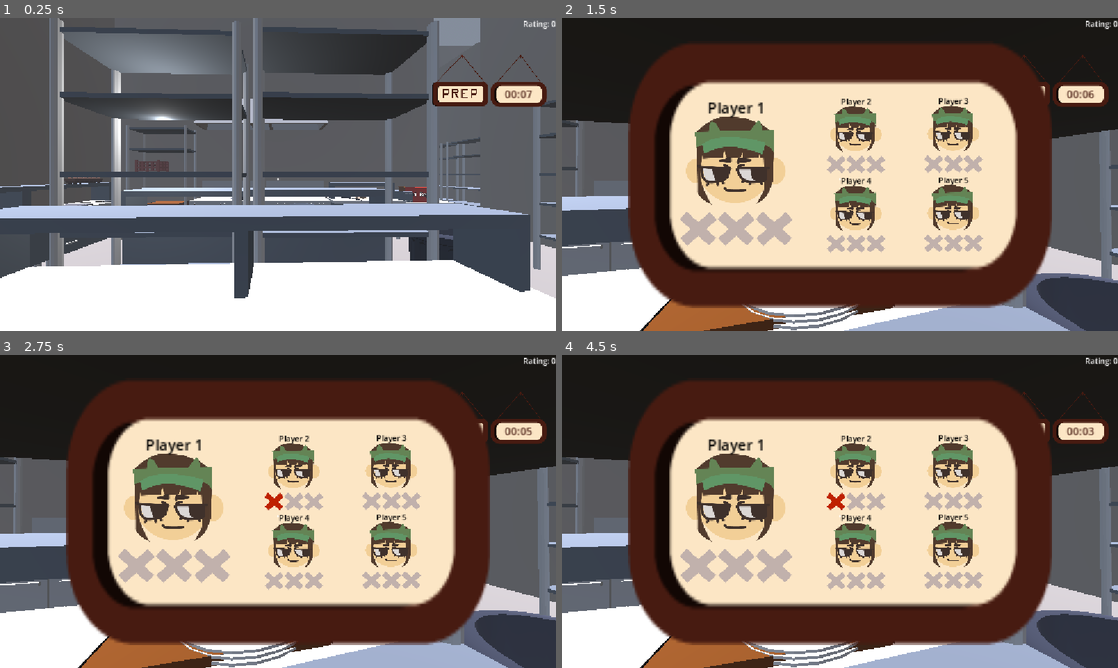
Above: before the commit, frames 1-4 (two rows, left to right).
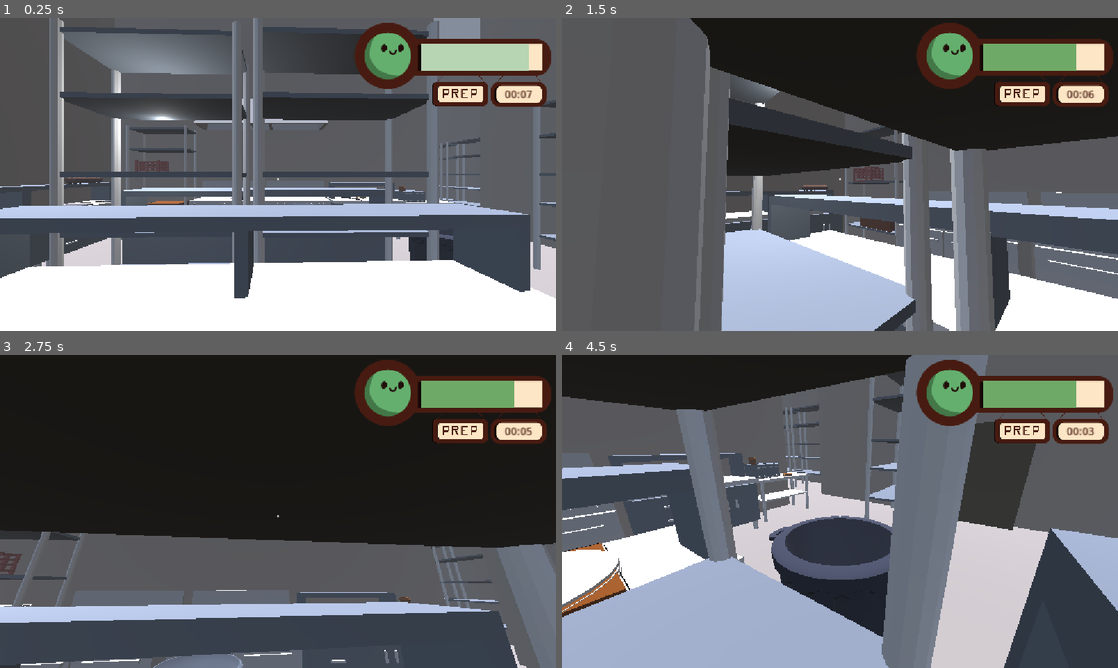
Above: after the commit, the same moments.

Repository: AlexLietha/Slacker
Game: Godot game, scene res://Scenes/FunctionalKitchen.tscn
Same seed, same stepped clock (60 frames per second), same inputs: the game is played once before the commit and once after it.
Inputs (mouse positions are in pixels of both pictures, inside the frame that each line leads up to):
- Up to frame 1 (0.25 s): no input
- Up to frame 2 (1.5 s): tap Enter (ui_accept) at 0.5, 0.77 s; move the mouse to (867, 174) at 0.52 s; hold W (moveForward) 0.53-1.25 s; tap E (Click e, bound only before the commit) at 0.6 s; click (734, 168) at 1.25 s, where only the run before the commit has a clickable "Player 1"
- Up to frame 3 (2.75 s): click (294, 470) at 2 s, where only the run before the commit has a clickable "Player 2"
- Up to frame 4 (4.5 s): click (951, 467) at 2.75 s, where only the run before the commit has a clickable "Player 3"; click (856, 549) at 3.5 s, where only the run before the commit has a clickable "Player 4"; click (951, 549) at 4.25 s, where only the run before the commit has a clickable "Player 5"

The runs differ from the first frame. In frame 1, 4.9% of the frame differs, in the area x 63-100%, y 0-59%; in frame 2, 85%; in frame 3, 82%; in frame 4, 87%, in the area x 0-100%, y 0-100%.

Commit message:
Revert "Merge branch 'TicketBoard/Riley' into main2temp"
This reverts commit 32eea9a8aa78f08eecb5697fef8f9e898bfd368a, reversing
changes made to ae8d6b86e4a37efa6fa98ad480721af6a9cbedfd.

Diff:
--- a/slacker/Scenes/FunctionalKitchen.tscn
+++ b/slacker/Scenes/FunctionalKitchen.tscn
@@ -16,7 +16,6 @@
 [ext_resource type="PackedScene" uid="uid://bwbxe6tcv6484" path="res://environmentmodelscenes/trashcan.tscn" id="11_g0k8k"]
 [ext_resource type="PackedScene" uid="uid://clkyi1xaaf5mp" path="res://environmentmodelscenes/spatula.tscn" id="12_sn54c"]
 [ext_resource type="PackedScene" uid="uid://b6tfnde32xqur" path="res://environmentmodelscenes/pancakestack.tscn" id="13_d3bkb"]
-[ext_resource type="PackedScene" uid="uid://w0g2043ktub6" path="res://Scenes/report_box.tscn" id="14_kssx3"]
 [ext_resource type="PackedScene" uid="uid://bg8qlsnubpuc6" path="res://environmentmodelscenes/waffle.tscn" id="14_ku32c"]
 [ext_resource type="PackedScene" uid="uid://bgu1pls1ejp2t" path="res://Scenes/Grabbable Objects/plate.tscn" id="14_nycbd"]
 [ext_resource type="PackedScene" uid="uid://cqu4s7gp7ge71" path="res://environmentmodelscenes/knife.tscn" id="15_87vul"]
@@ -288,7 +287,4 @@
 script = ExtResource("28_wur46")
 
 [node name="OrderBoard" parent="." unique_id=598548473 instance=ExtResource("27_cakj8")]
-transform = Transform3D(-1.4999833, 0, 0.007076583, 0, 1.5, 0, -0.007076583, 0, -1.4999833, 10.257169, 0.92690086, -0.0410856)
-
-[node name="StaticBody3D" parent="." unique_id=1958575001 instance=ExtResource("14_kssx3")]
-transform = Transform3D(1, 0, 0, 0, 1, 0, 0, 0, 1, 7.0681834, 2.1542432, -8.6701765)
+transform = Transform3D(-0.99998885, 0, 0.0047176583, 0, 1, 0, -0.0047176583, 0, -0.99998885, 10.263956, 0.6108203, -1.4797425)
--- a/slacker/Scenes/player.tscn
+++ b/slacker/Scenes/player.tscn
@@ -3,8 +3,8 @@
 [ext_resource type="Script" uid="uid://j5kxh4tou35y" path="res://Scripts/interaction.gd" id="1_3vyb7"]
 [ext_resource type="Script" uid="uid://dqpaw7ty68pbe" path="res://Scripts/playerMovement.gd" id="1_g2els"]
 [ext_resource type="Script" uid="uid://3i2b3c7mfewl" path="res://Scripts/Orders/UI/order_list.gd" id="3_6t5aa"]
+[ext_resource type="Texture2D" uid="uid://dwexlgu75s2hg" path="res://UI/Satisfaction Rating/sad_bar_v1.png" id="4_fkybt"]
 [ext_resource type="Script" uid="uid://dxlxaqlecxydr" path="res://Scripts/Orders/UI/CustomerSatisfactionUI.gd" id="4_vgqql"]
-[ext_resource type="PackedScene" uid="uid://nsk45ymwt1wc" path="res://UI/VotingUI.tscn" id="5_fkybt"]
 
 [sub_resource type="CapsuleShape3D" id="CapsuleShape3D_vgqql"]
 
@@ -12,6 +12,12 @@
 
 [sub_resource type="CylinderMesh" id="CylinderMesh_fkybt"]
 height = 1.5333862
+
+[sub_resource type="Gradient" id="Gradient_fkybt"]
+offsets = PackedFloat32Array(0, 0.3, 0.8, 1)
+colors = PackedColorArray(0.80784315, 0.45490196, 0.14117648, 1, 0.80784315, 0.45490196, 0.14117648, 1, 0.39215687, 0.6862745, 0.43137255, 1, 0.39215687, 0.6862745, 0.43137255, 1)
+metadata/_snap_enabled = true
+metadata/_snap_count = 100
 
 [node name="Player" type="CharacterBody3D" unique_id=1090027167 node_paths=PackedStringArray("interactionRayCast", "grabbedItem")]
 transform = Transform3D(3.5, 0, 0, 0, 3.5, 0, 0, 0, 3.5, 0, 0, 0)
@@ -57,22 +63,32 @@
 [node name="Order List" type="VBoxContainer" parent="UI" unique_id=871812656]
 anchors_preset = 9
 anchor_bottom = 1.0
+offset_top = 149.0
 offset_right = 165.0
 grow_vertical = 2
 size_flags_horizontal = 3
 script = ExtResource("3_6t5aa")
 
-[node name="Label" type="Label" parent="UI" unique_id=1266910109]
+[node name="BoxContainer" type="BoxContainer" parent="UI" unique_id=772235713]
+offset_right = 40.0
+offset_bottom = 40.0
+
+[node name="EmptyBarV1" type="Sprite2D" parent="UI" unique_id=577593943]
+position = Vector2(938, 78.5)
+texture = ExtResource("4_fkybt")
+
+[node name="ColorRect" type="ColorRect" parent="UI" unique_id=1444698482 node_paths=PackedStringArray("barSprite")]
 anchors_preset = 1
 anchor_left = 1.0
 anchor_right = 1.0
-offset_left = -40.0
-offset_bottom = 23.0
+offset_left = -279.0
+offset_top = 54.0
+offset_right = -23.0
+offset_bottom = 109.0
 grow_horizontal = 0
-text = "Rating: 0"
 script = ExtResource("4_vgqql")
+gradient = SubResource("Gradient_fkybt")
+barSprite = NodePath("../EmptyBarV1")
 
 [node name="GrabbedObjectPosition" type="Node3D" parent="." unique_id=1229670346]
-transform = Transform3D(1, 0, 0, 0, 1, 0, 0, 0, 1, 0, 0.46514714, -0.45139253)
-
-[node name="VotingBoard" parent="." unique_id=1031466018 instance=ExtResource("5_fkybt")]
+transform = Transform3D(1, 0, 0, 0, 1, 0, 0, 0, 1, 0, 0.46514717, -0.5628254)
--- a/slacker/Scenes/report_box.tscn
+++ /dev/null
@@ -1,72 +0,0 @@
-[gd_scene format=3 uid="uid://w0g2043ktub6"]
-
-[ext_resource type="Script" uid="uid://c0ev0xxgy87r5" path="res://Scripts/ReportPlayer.gd" id="1_b6aji"]
-[ext_resource type="Script" uid="uid://8hid0kygyi71" path="res://Scripts/interactible_component.gd" id="1_k06tl"]
-[ext_resource type="Script" uid="uid://dakevjuf8svg" path="res://Scripts/HighlightComponent.gd" id="3_r507p"]
-
-[sub_resource type="StandardMaterial3D" id="StandardMaterial3D_h0q4h"]
-albedo_color = Color(1, 0.16078432, 0, 1)
-
-[sub_resource type="BoxMesh" id="BoxMesh_nbe6a"]
-material = SubResource("StandardMaterial3D_h0q4h")
-size = Vector3(1, 0.68652344, 1)
-
-[sub_resource type="StandardMaterial3D" id="StandardMaterial3D_prwft"]
-albedo_color = Color(0, 0, 0, 1)
-
-[sub_resource type="PlaneMesh" id="PlaneMesh_nbe6a"]
-material = SubResource("StandardMaterial3D_prwft")
-size = Vector2(0.25, 0.5)
-
-[sub_resource type="BoxShape3D" id="BoxShape3D_nbe6a"]
-size = Vector3(1, 0.68078613, 1)
-
-[node name="StaticBody3D" type="StaticBody3D" unique_id=1958575001 node_paths=PackedStringArray("interactableComponent", "highlightComponent", "model")]
-script = ExtResource("1_b6aji")
-interactableComponent = NodePath("InteractableComponent")
-highlightComponent = NodePath("HighlightComponent")
-model = NodePath("CSGBox3D")
-
-[node name="CSGBox3D" type="CSGBox3D" parent="." unique_id=122005518]
-transform = Transform3D(1, 0, 0, 0, 1, 0, 0, 0, 1, 0.012036115, 0.13969776, 0.013671875)
-size = Vector3(0.90000004, 0.001, 0.9394531)
-
-[node name="box" type="MeshInstance3D" parent="." unique_id=1804333608]
-transform = Transform3D(1, 0, 0, 0, 1, 0, 0, 0, 1, 0, -0.15673828, 0)
-mesh = SubResource("BoxMesh_nbe6a")
-
-[node name="Slit" type="MeshInstance3D" parent="." unique_id=350196690]
-transform = Transform3D(1, 0, 0, 0, 1, 0, 0, 0, 1, 0, 0.19033393, 0)
-mesh = SubResource("PlaneMesh_nbe6a")
-
-[node name="InteractableComponent" type="Node" parent="." unique_id=610096994]
-script = ExtResource("1_k06tl")
-metadata/_custom_type_script = "uid://8hid0kygyi71"
-
-[node name="Label3D" type="Label3D" parent="." unique_id=2088420147]
-transform = Transform3D(-1, 0, 2.9802322e-08, 0, 1, 0, -2.9802322e-08, 0, -1, -2.7967388e-09, -0.13146323, -0.50615704)
-text = "Report"
-font_size = 50
-
-[node name="Label3D2" type="Label3D" parent="." unique_id=160781390]
-transform = Transform3D(1.3909066e-08, 0, -1, 0, 1, 0, 1, 0, 1.3909066e-08, -0.50633, -0.13146323, -0.0061570406)
-text = "Report"
-font_size = 50
-
-[node name="Label3D3" type="Label3D" parent="." unique_id=522213400]
-transform = Transform3D(0.99999994, 0, 1.3909068e-08, 0, 1, 0, -1.3909068e-08, 0, 0.99999994, -0.00038003922, -0.119061664, 0.50160956)
-text = "Report"
-font_size = 50
-
-[node name="Label3D4" type="Label3D" parent="." unique_id=618948341]
-transform = Transform3D(1.5893256e-08, 0, 1, 0, 1, 0, -1, 0, 1.5893256e-08, 0.505777, -0.12060596, -0.0061570425)
-text = "Report"
-font_size = 50
-
-[node name="CollisionShape3D" type="CollisionShape3D" parent="." unique_id=1706996616]
-transform = Transform3D(1, 0, 0, 0, 1, 0, 0, 0, 1, 0, -0.15960693, 0)
-shape = SubResource("BoxShape3D_nbe6a")
-
-[node name="HighlightComponent" type="Node" parent="." unique_id=344132689]
-script = ExtResource("3_r507p")
-metadata/_custom_type_script = "uid://dakevjuf8svg"
--- a/slacker/Scripts/ReportButton.gd
+++ /dev/null
@@ -1,25 +0,0 @@
-extends TextureButton
-
-var counter: int = 0
-@export var X1: TextureRect
-@export var X2: TextureRect
-@export var X3: TextureRect
-# Called when the node enters the scene tree for the first time.
-func _ready() -> void:
-	pass # Replace with function body.
-
-
-# Called every frame. 'delta' is the elapsed time since the previous frame.
-func _process(delta: float) -> void:
-	pass
-
-
-func _on_pressed() -> void:
-	if(counter == 0):
-		X1.visible = true
-	elif(counter == 1):
-		X2.visible = true
-	else:
-		X3.visible = true
-
-	counter = counter + 1;
--- a/slacker/Scripts/ReportPlayer.gd
+++ /dev/null
@@ -1,22 +0,0 @@
-extends StaticBody3D
-
-@export var interactableComponent: InteractableComponent
-@export var highlightComponent: HighlightComponent
-
-@export var model: CSGBox3D
-
-
-func _ready() -> void:
-	interactableComponent.GetInteractSignal().connect(RetrieveItem)
-	#interactableComponent.GetHoveredSignal().connect(highlight)
-
-	#highlightComponent.SetShader(model.material.next_pass)
-
-
-
-func RetrieveItem(interactor: Player) -> void:
-	print("Interacted")
-	interactor.ShowUI()
-
-#func highlight(interactor: Player, highlighted: bool):
-	#highlightComponent.highlight(interactor, highlighted)
--- a/slacker/Scripts/playerMovement.gd
+++ b/slacker/Scripts/playerMovement.gd
@@ -9,21 +9,15 @@
 @onready var camera = $Camera3D
 @onready var hat := $Hat
 @onready var player_mesh := $PlayerMesh
-@onready var vote_UI := $VotingBoard
 
 @export var interactionRayCast : RayCast3D
 @export var grabbedItem : Node3D
-var counter: int = 0;
 
 func _ready() -> void:
 	add_to_group("players")
 	Input.mouse_mode = Input.MOUSE_MODE_CAPTURED
-	vote_UI.visible = false
-
-
 
 func _physics_process(delta: float) -> void:
-
 
 	if role == "Manager":
 		hat.show()
@@ -66,13 +60,6 @@
 		velocity.x = move_toward(velocity.x, 0, speed)
 		velocity.z = move_toward(velocity.z, 0, speed)
 
-	if(Input.is_action_just_pressed("Click e")&&counter%2==0):
-		ShowUI()
-		counter = counter +1
-	elif(Input.is_action_just_pressed("Click e")&&counter%2==1):
-		HideUI()
-		counter= counter + 1
-
 	move_and_slide()
 
 
@@ -102,11 +89,3 @@
 
 func HasGrabbedItem() -> bool:
 	return grabbedItem.get_child_count() == 1
-
-func ShowUI() -> void:
-	vote_UI.visible = true
-	Input.set_mouse_mode(Input.MOUSE_MODE_VISIBLE)
-
-func HideUI() -> void:
-	vote_UI.visible = false
-	Input.set_mouse_mode(Input.MOUSE_MODE_CAPTURED)
--- a/slacker/UI/VotingUI.tscn
+++ /dev/null
@@ -1,515 +0,0 @@
-[gd_scene format=3 uid="uid://nsk45ymwt1wc"]
-
-[ext_resource type="Texture2D" uid="uid://cn3emvwfnr4s3" path="res://UI/timer_v1.png" id="1_rccwp"]
-[ext_resource type="Texture2D" uid="uid://b0gvpbgyld0dt" path="res://UI/nostrikes_p1_v1.png" id="2_yb1uu"]
-[ext_resource type="Texture2D" uid="uid://dnjyd8o3ullia" path="res://UI/red_x.png" id="3_7rrvv"]
-[ext_resource type="Script" uid="uid://df557047m1w27" path="res://Scripts/ReportButton.gd" id="3_b5i3x"]
-[ext_resource type="Texture2D" uid="uid://d0267cede3qju" path="res://UI/greyed_x.png" id="3_yb1uu"]
-
-[node name="Control" type="Control" unique_id=1031466018]
-layout_mode = 3
-anchors_preset = 15
-anchor_right = 1.0
-anchor_bottom = 1.0
-grow_horizontal = 2
-grow_vertical = 2
-
-[node name="background" type="TextureRect" parent="." unique_id=1780050751]
-layout_mode = 1
-anchors_preset = 8
-anchor_left = 0.5
-anchor_top = 0.5
-anchor_right = 0.5
-anchor_bottom = 0.5
-offset_left = -439.5
-offset_top = -276.5
-offset_right = 439.5
-offset_bottom = 276.5
-grow_horizontal = 2
-grow_vertical = 2
-texture = ExtResource("1_rccwp")
-
-[node name="PlayerIcon1" type="TextureButton" parent="." unique_id=353898756]
-layout_mode = 0
-offset_left = 257.0
-offset_top = 205.0
-offset_right = 364.5
-offset_bottom = 312.5
-scale = Vector2(1.9200001, 1.9200001)
-texture_normal = ExtResource("2_yb1uu")
-ignore_texture_size = true
-stretch_mode = 4
-
-[node name="PlayerName" type="Label" parent="PlayerIcon1" unique_id=1019238644]
-layout_mode = 1
-anchors_preset = 5
-anchor_left = 0.5
-anchor_right = 0.5
-offset_left = -31.0
-offset_top = -22.0
-offset_right = 31.0
-offset_bottom = 1.0
-grow_horizontal = 2
-theme_override_colors/font_color = Color(0, 0, 0, 1)
-text = "Player 1"
-
-[node name="Strike1Off" type="TextureRect" parent="PlayerIcon1" unique_id=475471617]
-layout_mode = 0
-offset_left = -7.5
-offset_top = 102.0
-offset_right = 32.5
-offset_bottom = 142.0
-texture = ExtResource("3_yb1uu")
-expand_mode = 1
-stretch_mode = 4
-
-[node name="Strike1On" type="TextureRect" parent="PlayerIcon1" unique_id=1016154784]
-visible = false
-layout_mode = 0
-offset_left = -7.5
-offset_top = 102.0
-offset_right = 32.5
-offset_bottom = 142.0
-texture = ExtResource("3_7rrvv")
-expand_mode = 1
-stretch_mode = 4
-
-[node name="Strike2Off" type="TextureRect" parent="PlayerIcon1" unique_id=297099051]
-layout_mode = 0
-offset_left = 33.75
-offset_top = 102.0
-offset_right = 73.75
-offset_bottom = 142.0
-texture = ExtResource("3_yb1uu")
-expand_mode = 1
-stretch_mode = 4
-
-[node name="Strike2On" type="TextureRect" parent="PlayerIcon1" unique_id=459229020]
-visible = false
-layout_mode = 1
-anchors_preset = 7
-anchor_left = 0.5
-anchor_top = 1.0
-anchor_right = 0.5
-anchor_bottom = 1.0
-offset_left = -20.0
-offset_top = -7.5
-offset_right = 20.0
-offset_bottom = 32.5
-grow_horizontal = 2
-grow_vertical = 0
-texture = ExtResource("3_7rrvv")
-expand_mode = 1
-stretch_mode = 4
-
-[node name="Strike3Off" type="TextureRect" parent="PlayerIcon1" unique_id=31136850]
-layout_mode = 0
-offset_left = 75.0
-offset_top = 102.0
-offset_right = 115.0
-offset_bottom = 142.0
-texture = ExtResource("3_yb1uu")
-expand_mode = 1
-stretch_mode = 4
-
-[node name="Strike3On" type="TextureRect" parent="PlayerIcon1" unique_id=1186383292]
-visible = false
-layout_mode = 0
-offset_left = 75.0
-offset_top = 102.0
-offset_right = 115.0
-offset_bottom = 142.0
-texture = ExtResource("3_7rrvv")
-expand_mode = 1
-stretch_mode = 4
-
-[node name="PlayerIcon2" type="TextureButton" parent="." unique_id=1136383905 node_paths=PackedStringArray("X1", "X2", "X3")]
-layout_mode = 0
-offset_left = 555.0
-offset_top = 183.0
-offset_right = 662.5
-offset_bottom = 290.5
-texture_normal = ExtResource("2_yb1uu")
-ignore_texture_size = true
-stretch_mode = 4
-script = ExtResource("3_b5i3x")
-X1 = NodePath("Strike1On")
-X2 = NodePath("Strike2On")
-X3 = NodePath("Strike3On")
-
-[node name="PlayerName" type="Label" parent="PlayerIcon2" unique_id=1152529250]
-layout_mode = 1
-anchors_preset = 5
-anchor_left = 0.5
-anchor_right = 0.5
-offset_left = -31.0
-offset_top = -22.0
-offset_right = 31.0
-offset_bottom = 1.0
-grow_horizontal = 2
-theme_override_colors/font_color = Color(0, 0, 0, 1)
-text = "Player 2"
-
-[node name="Strike1Off" type="TextureRect" parent="PlayerIcon2" unique_id=598995330]
-layout_mode = 0
-offset_left = -7.5
-offset_top = 102.0
-offset_right = 32.5
-offset_bottom = 142.0
-texture = ExtResource("3_yb1uu")
-expand_mode = 1
-stretch_mode = 4
-
-[node name="Strike1On" type="TextureRect" parent="PlayerIcon2" unique_id=632960098]
-visible = false
-layout_mode = 0
-offset_left = -7.5
-offset_top = 102.0
-offset_right = 32.5
-offset_bottom = 142.0
-texture = ExtResource("3_7rrvv")
-expand_mode = 1
-stretch_mode = 4
-
-[node name="Strike2Off" type="TextureRect" parent="PlayerIcon2" unique_id=621831829]
-layout_mode = 0
-offset_left = 33.75
-offset_top = 102.0
-offset_right = 73.75
-offset_bottom = 142.0
-texture = ExtResource("3_yb1uu")
-expand_mode = 1
-stretch_mode = 4
-
-[node name="Strike2On" type="TextureRect" parent="PlayerIcon2" unique_id=1556274401]
-visible = false
-layout_mode = 1
-anchors_preset = 7
-anchor_left = 0.5
-anchor_top = 1.0
-anchor_right = 0.5
-anchor_bottom = 1.0
-offset_left = -20.0
-offset_top = -7.5
-offset_right = 20.0
-offset_bottom = 32.5
-grow_horizontal = 2
-grow_vertical = 0
-texture = ExtResource("3_7rrvv")
-expand_mode = 1
-stretch_mode = 4
-
-[node name="Strike3Off" type="TextureRect" parent="PlayerIcon2" unique_id=798952665]
-layout_mode = 0
-offset_left = 75.0
-offset_top = 102.0
-offset_right = 115.0
-offset_bottom = 142.0
-texture = ExtResource("3_yb1uu")
-expand_mode = 1
-stretch_mode = 4
-
-[node name="Strike3On" type="TextureRect" parent="PlayerIcon2" unique_id=66966990]
-visible = false
-layout_mode = 0
-offset_left = 75.0
-offset_top = 102.0
-offset_right = 115.0
-offset_bottom = 142.0
-texture = ExtResource("3_7rrvv")
-expand_mode = 1
-stretch_mode = 4
-
-[node name="PlayerIcon3" type="TextureButton" parent="." unique_id=1009515208 node_paths=PackedStringArray("X1", "X2", "X3")]
-layout_mode = 0
-offset_left = 757.0
-offset_top = 182.0
-offset_right = 864.5
-offset_bottom = 289.5
-texture_normal = ExtResource("2_yb1uu")
-ignore_texture_size = true
-stretch_mode = 4
-script = ExtResource("3_b5i3x")
-X1 = NodePath("Strike1On")
-X2 = NodePath("Strike2On")
-X3 = NodePath("Strike3On")
-
-[node name="PlayerName" type="Label" parent="PlayerIcon3" unique_id=1248458948]
-layout_mode = 1
-anchors_preset = 5
-anchor_left = 0.5
-anchor_right = 0.5
-offset_left = -31.0
-offset_top = -22.0
-offset_right = 31.0
-offset_bottom = 1.0
-grow_horizontal = 2
-theme_override_colors/font_color = Color(0, 0, 0, 1)
-text = "Player 3"
-
-[node name="Strike1Off" type="TextureRect" parent="PlayerIcon3" unique_id=463005981]
-layout_mode = 0
-offset_left = -7.5
-offset_top = 102.0
-offset_right = 32.5
-offset_bottom = 142.0
-texture = ExtResource("3_yb1uu")
-expand_mode = 1
-stretch_mode = 4
-
-[node name="Strike1On" type="TextureRect" parent="PlayerIcon3" unique_id=517387142]
-visible = false
-layout_mode = 0
-offset_left = -7.5
-offset_top = 102.0
-offset_right = 32.5
-offset_bottom = 142.0
-texture = ExtResource("3_7rrvv")
-expand_mode = 1
-stretch_mode = 4
-
-[node name="Strike2Off" type="TextureRect" parent="PlayerIcon3" unique_id=243467851]
-layout_mode = 0
-offset_left = 33.75
-offset_top = 102.0
-offset_right = 73.75
-offset_bottom = 142.0
-texture = ExtResource("3_yb1uu")
-expand_mode = 1
-stretch_mode = 4
-
-[node name="Strike2On" type="TextureRect" parent="PlayerIcon3" unique_id=194151546]
-visible = false
-layout_mode = 1
-anchors_preset = 7
-anchor_left = 0.5
-anchor_top = 1.0
-anchor_right = 0.5
-anchor_bottom = 1.0
-offset_left = -20.0
-offset_top = -7.5
-offset_right = 20.0
-offset_bottom = 32.5
-grow_horizontal = 2
-grow_vertical = 0
-texture = ExtResource("3_7rrvv")
-expand_mode = 1
-stretch_mode = 4
-
-[node name="Strike3Off" type="TextureRect" parent="PlayerIcon3" unique_id=1700233915]
-layout_mode = 0
-offset_left = 75.0
-offset_top = 102.0
-offset_right = 115.0
-offset_bottom = 142.0
-texture = ExtResource("3_yb1uu")
-expand_mode = 1
-stretch_mode = 4
-
-[node name="Strike3On" type="TextureRect" parent="PlayerIcon3" unique_id=2046735278]
-visible = false
-layout_mode = 0
-offset_left = 75.0
-offset_top = 102.0
-offset_right = 115.0
-offset_bottom = 142.0
-texture = ExtResource("3_7rrvv")
-expand_mode = 1
-stretch_mode = 4
-
-[node name="PlayerIcon4" type="TextureButton" parent="." unique_id=1773233279 node_paths=PackedStringArray("X1", "X2", "X3")]
-layout_mode = 0
-offset_left = 555.0
-offset_top = 347.0
-offset_right = 662.5
-offset_bottom = 454.5
-texture_normal = ExtResource("2_yb1uu")
-ignore_texture_size = true
-stretch_mode = 4
-script = ExtResource("3_b5i3x")
-X1 = NodePath("Strike1On")
-X2 = NodePath("Strike2On")
-X3 = NodePath("Strike3On")
-
-[node name="PlayerName" type="Label" parent="PlayerIcon4" unique_id=1866231491]
-layout_mode = 1
-anchors_preset = 5
-anchor_left = 0.5
-anchor_right = 0.5
-offset_left = -31.0
-offset_top = -22.0
-offset_right = 31.0
-offset_bottom = 1.0
-grow_horizontal = 2
-theme_override_colors/font_color = Color(0, 0, 0, 1)
-text = "Player 4"
-
-[node name="Strike1Off" type="TextureRect" parent="PlayerIcon4" unique_id=1882540911]
-layout_mode = 0
-offset_left = -7.5
-offset_top = 102.0
-offset_right = 32.5
-offset_bottom = 142.0
-texture = ExtResource("3_yb1uu")
-expand_mode = 1
-stretch_mode = 4
-
-[node name="Strike1On" type="TextureRect" parent="PlayerIcon4" unique_id=1455802267]
-visible = false
-layout_mode = 0
-offset_left = -7.5
-offset_top = 102.0
-offset_right = 32.5
-offset_bottom = 142.0
-texture = ExtResource("3_7rrvv")
-expand_mode = 1
-stretch_mode = 4
-
-[node name="Strike2Off" type="TextureRect" parent="PlayerIcon4" unique_id=1614693308]
-layout_mode = 0
-offset_left = 33.75
-offset_top = 102.0
-offset_right = 73.75
-offset_bottom = 142.0
-texture = ExtResource("3_yb1uu")
-expand_mode = 1
-stretch_mode = 4
-
-[node name="Strike2On" type="TextureRect" parent="PlayerIcon4" unique_id=672722753]
-visible = false
-layout_mode = 1
-anchors_preset = 7
-anchor_left = 0.5
-anchor_top = 1.0
-anchor_right = 0.5
-anchor_bottom = 1.0
-offset_left = -20.0
-offset_top = -7.5
-offset_right = 20.0
-offset_bottom = 32.5
-grow_horizontal = 2
-grow_vertical = 0
-texture = ExtResource("3_7rrvv")
-expand_mode = 1
-stretch_mode = 4
-
-[node name="Strike3Off" type="TextureRect" parent="PlayerIcon4" unique_id=1297300122]
-layout_mode = 0
-offset_left = 75.0
-offset_top = 102.0
-offset_right = 115.0
-offset_bottom = 142.0
-texture = ExtResource("3_yb1uu")
-expand_mode = 1
-stretch_mode = 4
-
-[node name="Strike3On" type="TextureRect" parent="PlayerIcon4" unique_id=258945355]
-visible = false
-layout_mode = 0
-offset_left = 75.0
-offset_top = 102.0
-offset_right = 115.0
-offset_bottom = 142.0
-texture = ExtResource("3_7rrvv")
-expand_mode = 1
-stretch_mode = 4
-
-[node name="PlayerIcon5" type="TextureButton" parent="." unique_id=1104315587 node_paths=PackedStringArray("X1", "X2", "X3")]
-layout_mode = 0
-offset_left = 757.0
-offset_top = 346.0
-offset_right = 864.5
-offset_bottom = 453.5
-texture_normal = ExtResource("2_yb1uu")
-ignore_texture_size = true
-stretch_mode = 4
-script = ExtResource("3_b5i3x")
-X1 = NodePath("Strike1On")
-X2 = NodePath("Strike2On")
-X3 = NodePath("Strike3On")
-
-[node name="PlayerName" type="Label" parent="PlayerIcon5" unique_id=2025397008]
-layout_mode = 1
-anchors_preset = 5
-anchor_left = 0.5
-anchor_right = 0.5
-offset_left = -31.0
-offset_top = -22.0
-offset_right = 31.0
-offset_bottom = 1.0
-grow_horizontal = 2
-theme_override_colors/font_color = Color(0, 0, 0, 1)
-text = "Player 5"
-
-[node name="Strike1Off" type="TextureRect" parent="PlayerIcon5" unique_id=715461362]
-layout_mode = 0
-offset_left = -7.5
-offset_top = 102.0
-offset_right = 32.5
-offset_bottom = 142.0
-texture = ExtResource("3_yb1uu")
-expand_mode = 1
-stretch_mode = 4
-
-[node name="Strike1On" type="TextureRect" parent="PlayerIcon5" unique_id=1985708227]
-visible = false
-layout_mode = 0
-offset_left = -7.5
-offset_top = 102.0
-offset_right = 32.5
-offset_bottom = 142.0
-texture = ExtResource("3_7rrvv")
-expand_mode = 1
-stretch_mode = 4
-
-[node name="Strike2Off" type="TextureRect" parent="PlayerIcon5" unique_id=2056128829]
-layout_mode = 0
-offset_left = 33.75
-offset_top = 102.0
-offset_right = 73.75
-offset_bottom = 142.0
-texture = ExtResource("3_yb1uu")
-expand_mode = 1
-stretch_mode = 4
-
-[node name="Strike2On" type="TextureRect" parent="PlayerIcon5" unique_id=1110821936]
-visible = false
-layout_mode = 1
-anchors_preset = 7
-anchor_left = 0.5
-anchor_top = 1.0
-anchor_right = 0.5
-anchor_bottom = 1.0
-offset_left = -20.0
-offset_top = -7.5
-offset_right = 20.0
-offset_bottom = 32.5
-grow_horizontal = 2
-grow_vertical = 0
-texture = ExtResource("3_7rrvv")
-expand_mode = 1
-stretch_mode = 4
-
-[node name="Strike3Off" type="TextureRect" parent="PlayerIcon5" unique_id=91344222]
-layout_mode = 0
-offset_left = 75.0
-offset_top = 102.0
-offset_right = 115.0
-offset_bottom = 142.0
-texture = ExtResource("3_yb1uu")
-expand_mode = 1
-stretch_mode = 4
-
-[node name="Strike3On" type="TextureRect" parent="PlayerIcon5" unique_id=519591572]
-visible = false
-layout_mode = 0
-offset_left = 75.0
-offset_top = 102.0
-offset_right = 115.0
-offset_bottom = 142.0
-texture = ExtResource("3_7rrvv")
-expand_mode = 1
-stretch_mode = 4
-
-[connection signal="pressed" from="PlayerIcon1" to="PlayerIcon1" method="_on_pressed"]
-[connection signal="pressed" from="PlayerIcon2" to="PlayerIcon2" method="_on_pressed"]
--- a/slacker/project.godot
+++ b/slacker/project.godot
@@ -71,11 +71,6 @@
 "events": [Object(InputEventKey,"resource_local_to_scene":false,"resource_name":"","device":-1,"window_id":0,"alt_press …(191 unchanged characters)…
 ]
 }
-"Click e"={
-"deadzone": 0.2,
-"events": [Object(InputEventKey,"resource_local_to_scene":false,"resource_name":"","device":-1,"window_id":0,"alt_pressed":false,"shift_pressed":false,"ctrl_pressed":false,"meta_pressed":false,"pressed":false,"keycode":0,"physical_keycode":69,"key_label":0,"unicode":101,"location":0,"echo":false,"script":null)
-]
-}
 
 [layer_names]
 
Not shown, removed: slacker/Scripts/ReportButton.gd.uid
Not shown, removed: slacker/Scripts/ReportPlayer.gd.uid
Binary file removed: slacker/UI/1strike-_p1_v1.png
Not shown, removed: slacker/UI/1strike-_p1_v1.png.import
Binary file removed: slacker/UI/3strikes_p1_v1.png
Not shown, removed: slacker/UI/3strikes_p1_v1.png.import
Binary file removed: slacker/UI/greyed_x.png
Not shown, removed: slacker/UI/greyed_x.png.import
Binary file removed: slacker/UI/nostrikes_p1_v1.png
Not shown, removed: slacker/UI/nostrikes_p1_v1.png.import
Binary file removed: slacker/UI/red_x.png
Not shown, removed: slacker/UI/red_x.png.import
